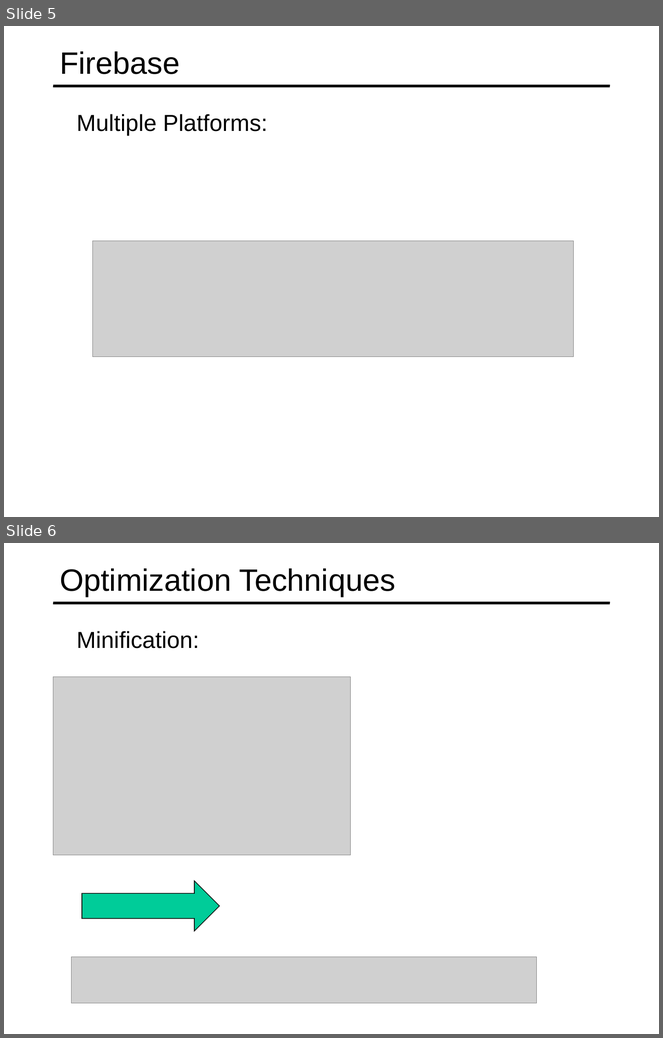
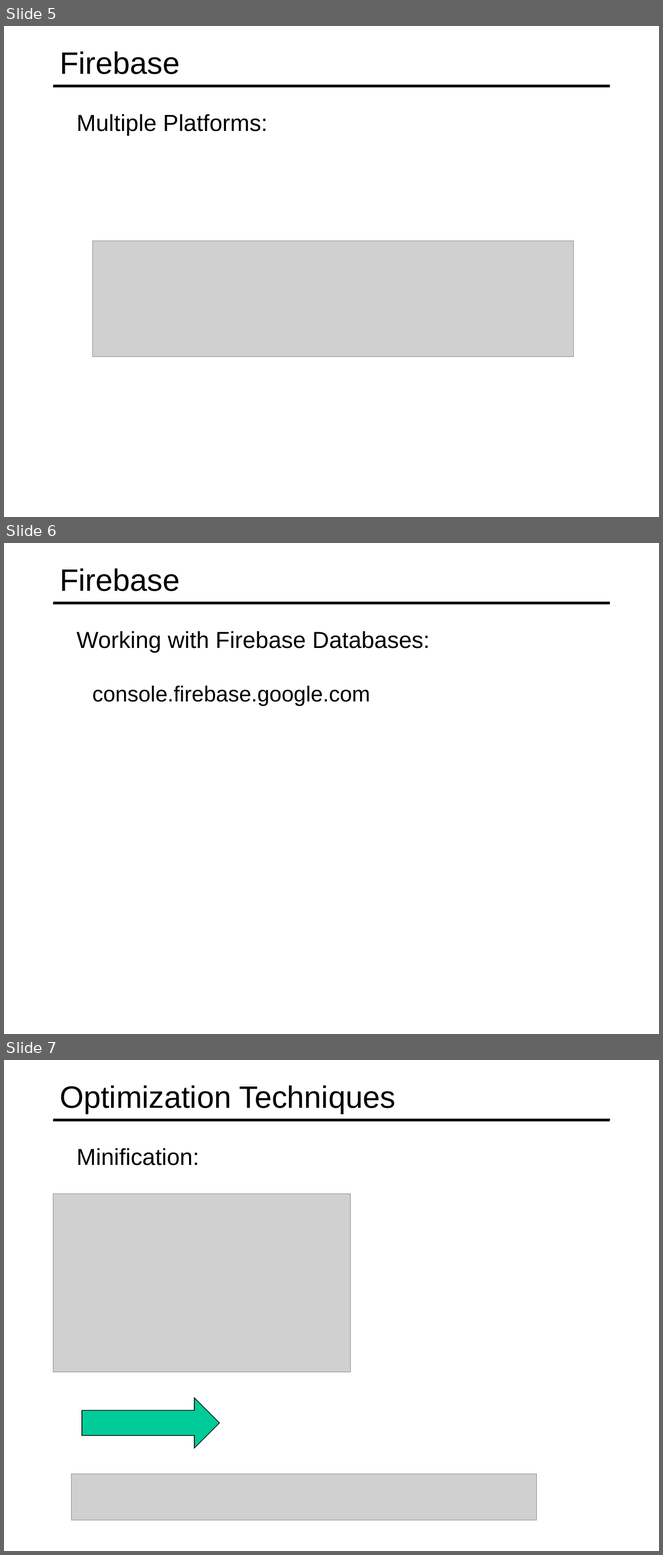
Before and after one commit to specter01wj/Jago_Link_Training, a slide deck: Angular/Angular7/Angular Advanced Course/Essentials/11.Building Real-time Server-less Apps with Firebase/L11_Building Real-time Server-less Apps with Firebase.ppt. Shown one above the other, each under a label of ours: slides 5 and 6 before the commit, slides 5, 6 and 7 after it. The pictures are 663x1038 and 663x1555 pixels, drawn with LibreOffice and Linux fonts; fonts in the diff are those of the drawing; grey boxes stand for pictures. Boxes give left, top, right and bottom in pixels: in the first picture for what was removed or moved away, otherwise in the second. Text is boxed around its words. In the diff, an @@ line names an element or a change of style, - is before the commit and + after.

```diff
--- a/Angular/Angular7/Angular Advanced Course/Essentials/11.Building Real-time Server-less Apps with Firebase/L11_Building Real-time Server-less Apps with Firebase.ppt
+++ b/Angular/Angular7/Angular Advanced Course/Essentials/11.Building Real-time Server-less Apps with Firebase/L11_Building Real-time Server-less Apps with Firebase.ppt
@@ slide 6 added at [4,543,659,1034], background #FFFFFF; not listed: 1 template element that a slide beside it also shows @@
@@ title added at [60,568,180,591], 34 pt, text #000000 @@
+Firebase
@@ text added at [77,631,430,653], 25.5 pt, text #000000 @@
+  Working with Firebase Databases:
@@ text added at [92,685,371,706], 24 pt, text #000000 @@
+  console.firebase.google.com
@@ what was slide 6 is now slide 7 @@
```
Also in this commit, not shown: 3 other files.
